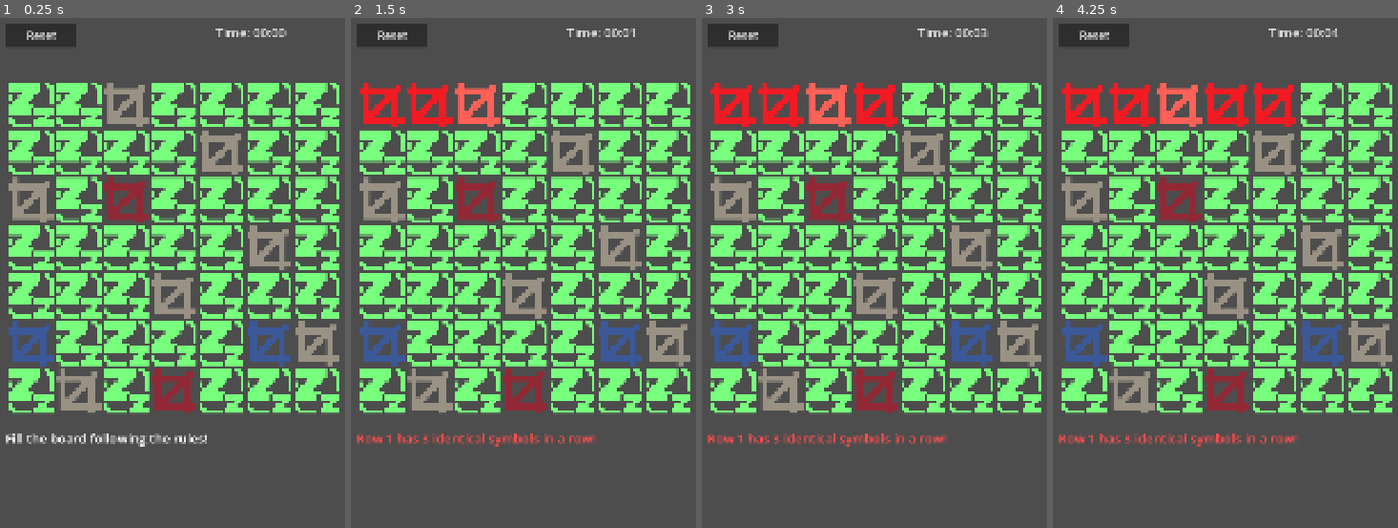
Above: before the commit, frames 1-4 (left to right).
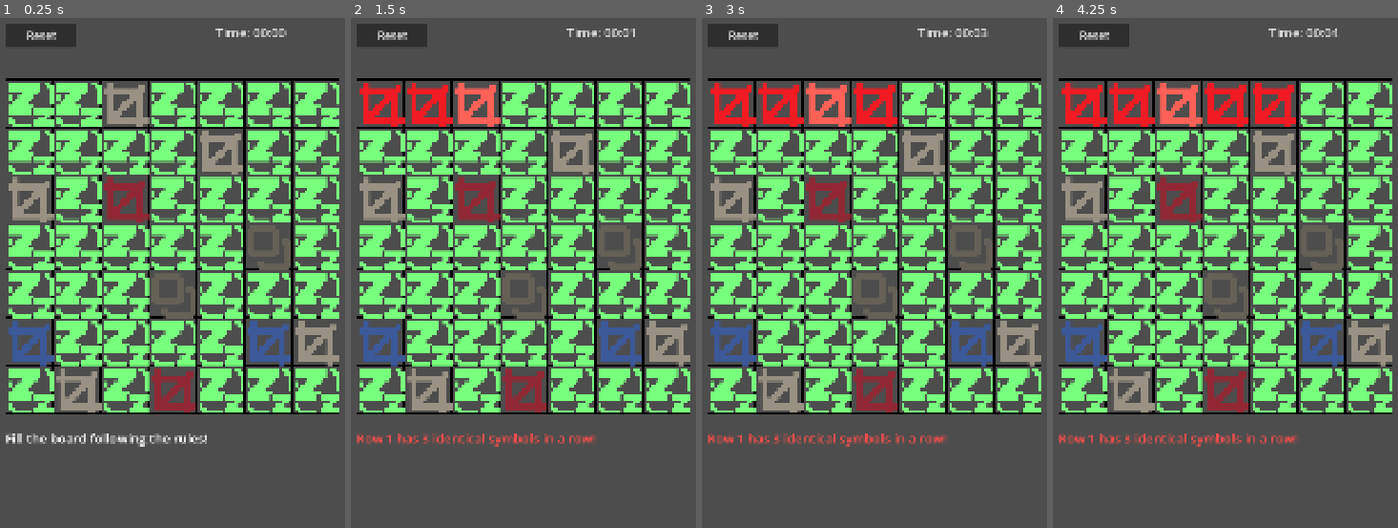
Above: after the commit, the same moments.

Repository: geeks0n-byte/project-taku
Game: Godot game, scene res://main.tscn
Two runs of this game, one before a commit and one after it. Both use one fixed random seed, a clock stepped at 60 frames per second and the inputs below.
Inputs (mouse positions are in pixels of both pictures, inside the frame that each line leads up to):
- Up to frame 1 (0.25 s): no input
- Up to frame 2 (1.5 s): click (382, 104) at 0.5 s; click (430, 104) at 1.27 s
- Up to frame 3 (3 s): click (829, 104) at 2.02 s; click (874, 104) at 2.77 s
- Up to frame 4 (4.25 s): click (1273, 104) at 3.52 s

The runs differ from the first frame. In frame 1, 5.4% of the frame differs, in the area x 1-99%, y 11-78%; in frame 2, 5.5%; in frame 3, 5.5%; in frame 4, 5.5%.

Commit message:
Add non-playable wall cells and grid rendering logic

Diff:
--- a/cell.gd
+++ b/cell.gd
@@ -3,22 +3,25 @@
 signal cell_clicked(coord: Vector2i)
 
 var coord: Vector2i = Vector2i.ZERO
-# States: -1 = Empty, 0 = Zero, 1 = One, 2 = Wildcard
+# States: -2 = Wall, -1 = Empty, 0 = Zero, 1 = One, 2 = Wildcard
 var state: int = -1
 var is_locked: bool = false
+var is_playable: bool = true
 
 @export var texture_empty: Texture2D
 @export var texture_zero: Texture2D
 @export var texture_one: Texture2D
 @export var texture_wildcard: Texture2D
+@export var texture_wall: Texture2D # New texture slot for the wall
 
 func _ready():
 	pressed.connect(_on_pressed)
 	update_visuals()
 
 func _on_pressed():
-	if is_locked:
-		return # Blocks clicks entirely on pre-placed clues (including wildcards)
+	# Block clicks if it's a wall or a locked pre-placed clue
+	if not is_playable or is_locked:
+		return
 
 	# Strict Player Cycle: Empty (-1) -> 0 -> 1 -> resets to Empty (-1)
 	state += 1
@@ -30,24 +33,28 @@
 
 func update_visuals():
 	match state:
+		-2: texture_normal = texture_wall
 		-1: texture_normal = texture_empty
 		0: texture_normal = texture_zero
 		1: texture_normal = texture_one
 		2: texture_normal = texture_wildcard
 
-	# Dim locked cells slightly so the player knows they are unchangeable clues
-	if is_locked:
-		modulate = Color(0.6, 0.6, 0.6)
+	# Visual adjustments based on cell type
+	if not is_playable:
+		modulate = Color(0.4, 0.4, 0.4) # Darken walls automatically if no unique texture
+	elif is_locked:
+		modulate = Color(0.6, 0.6, 0.6) # Dim locked cells
 	else:
 		modulate = Color(1.0, 1.0, 1.0)
 
 func highlight_error():
-	# Tints the cell red to indicate a rule violation
-	modulate = Color(1.0, 0.4, 0.4)
+	if is_playable:
+		modulate = Color(1.0, 0.4, 0.4)
 
 func clear_highlight():
-	# Restores the original color setup based on lock status
-	if is_locked:
+	if not is_playable:
+		modulate = Color(0.4, 0.4, 0.4)
+	elif is_locked:
 		modulate = Color(0.6, 0.6, 0.6)
 	else:
 		modulate = Color(1.0, 1.0, 1.0)
--- a/cell.tscn
+++ b/cell.tscn
@@ -3,6 +3,7 @@
 [ext_resource type="Script" uid="uid://d25rxch5oti18" path="res://cell.gd" id="1_yh0nt"]
 [ext_resource type="Texture2D" uid="uid://cxifparv3cyhn" path="res://ui/office/icon-zz-ui.svg" id="2_24dme"]
 [ext_resource type="Texture2D" uid="uid://cplqf1ttmyn28" path="res://3d/coding/icon-crop-3d.svg" id="3_24dme"]
+[ext_resource type="Texture2D" uid="uid://bk1u02hddcj8g" path="res://node/coding/icon-copy.svg" id="5_24dme"]
 [ext_resource type="Texture2D" uid="uid://cn72fskdeh50h" path="res://node/coding/icon-crop.svg" id="5_d5rym"]
 [ext_resource type="Texture2D" uid="uid://djsf0cfbff8ye" path="res://2d/coding/icon-crop-2d.svg" id="5_gk7jc"]
 
@@ -14,3 +15,4 @@
 texture_zero = ExtResource("3_24dme")
 texture_one = ExtResource("5_gk7jc")
 texture_wildcard = ExtResource("5_d5rym")
+texture_wall = ExtResource("5_24dme")
--- a/main.gd
+++ b/main.gd
@@ -26,7 +26,7 @@
 # Array lists to accumulate feedback messages per frame
 var error_messages = []
 
-# Updated board layout with custom blank (b) configuration
+# Updated board layout with custom blank (b) configuration (-2 = Wall)
 var level_7x7_data = {
 	# Row 0: bb2bbbb
 	Vector2i(0,0): -1, Vector2i(1,0): -1, Vector2i(2,0): 2,  Vector2i(3,0): -1, Vector2i(4,0): -1, Vector2i(5,0): -1, Vector2i(6,0): -1,
@@ -35,9 +35,9 @@
 	# Row 2: 2b1bb0b
 	Vector2i(0,2): 2,  Vector2i(1,2): -1, Vector2i(2,2): 0,  Vector2i(3,2): -1, Vector2i(4,2): -1, Vector2i(5,2): -1,  Vector2i(6,2): -1,
 	# Row 3: bbbbb2b
-	Vector2i(0,3): -1, Vector2i(1,3): -1, Vector2i(2,3): -1, Vector2i(3,3): -1, Vector2i(4,3): -1, Vector2i(5,3): 2,  Vector2i(6,3): -1,
+	Vector2i(0,3): -1, Vector2i(1,3): -1, Vector2i(2,3): -1, Vector2i(3,3): -1, Vector2i(4,3): -1, Vector2i(5,3): -2,  Vector2i(6,3): -1,
 	# Row 4: bbb2bbb
-	Vector2i(0,4): -1, Vector2i(1,4): -1, Vector2i(2,4): -1, Vector2i(3,4): 2,  Vector2i(4,4): -1, Vector2i(5,4): -1, Vector2i(6,4): -1,
+	Vector2i(0,4): -1, Vector2i(1,4): -1, Vector2i(2,4): -1, Vector2i(3,4): -2,  Vector2i(4,4): -1, Vector2i(5,4): -1, Vector2i(6,4): -1,
 	# Row 5: 1bbbb12
 	Vector2i(0,5): 1,  Vector2i(1,5): -1, Vector2i(2,5): -1, Vector2i(3,5): -1, Vector2i(4,5): -1, Vector2i(5,5): 1,  Vector2i(6,5): 2,
 	# Row 6: b2b0bbb
@@ -118,16 +118,23 @@
 		cell.position = Vector2(float(coord.x * CELL_SIZE), float(coord.y * CELL_SIZE))
 		cell.cell_clicked.connect(_on_cell_changed)
 
-		if starting_state != -1:
-			cell.state = starting_state
+		cell.state = starting_state
+		if starting_state == -2:
+			cell.is_playable = false
+			cell.is_locked = true
+		elif starting_state != -1:
+			cell.is_playable = true
 			cell.is_locked = true
 		else:
-			cell.state = -1
+			cell.is_playable = true
 			cell.is_locked = false
 
 		grid_container.add_child(cell)
 		board_cells[coord] = cell
 		cell.update_visuals()
+
+	# Requests engine to execute custom line canvas processing
+	queue_redraw()
 
 func _on_cell_changed(_coord: Vector2i):
 	if not is_game_active:
@@ -166,7 +173,7 @@
 func check_win_condition(all_lines_valid: bool) -> bool:
 	var board_full = true
 	for coord in board_cells:
-		if board_cells[coord].state == -1:
+		if board_cells[coord].is_playable and board_cells[coord].state == -1:
 			board_full = false
 			break
 
@@ -178,6 +185,10 @@
 	var syntax_pass = true
 
 	for coord in board_cells:
+		# Exclude walls completely from tracking layout lines
+		if not board_cells[coord].is_playable:
+			continue
+
 		if coord.y not in rows:
 			rows[coord.y] = []
 		if coord.x not in cols:
@@ -247,3 +258,15 @@
 			error_messages.append(line_name + " does not have an equal amount of 0s and 1s!")
 
 	return line_is_valid
+
+func _draw():
+	var offset = grid_container.position
+	var line_color = Color.BLACK
+	var line_width = 4.0
+
+	for coord in board_cells:
+		var cell = board_cells[coord]
+		if cell.is_playable:
+			var cell_pos = offset + Vector2(coord.x * CELL_SIZE, coord.y * CELL_SIZE)
+			var rect = Rect2(cell_pos, Vector2(CELL_SIZE, CELL_SIZE))
+			draw_rect(rect, line_color, false, line_width)
--- a/project.godot
+++ b/project.godot
@@ -1,3 +1,11 @@
+; Engine configuration file.
+; It's best edited using the editor UI and not directly,
+; since the parameters that go here are not all obvious.
+;
+; Format:
+;   [section] ; section goes between []
+;   param=value ; assign values to parameters
+
 config_version=5
 
 [application]
Binary file added: arrow_down.png
Binary file added: arrow_left.png
Binary file added: arrow_right.png
Binary file added: arrow_up.png
Binary file added: bell.png
Binary file added: block.png
Binary file added: bomb.png
Binary file added: bone.png
Binary file added: bookmark.png
Binary file added: brush.png
Binary file added: chat.png
Binary file added: check.png
(and 61 more such lines)
